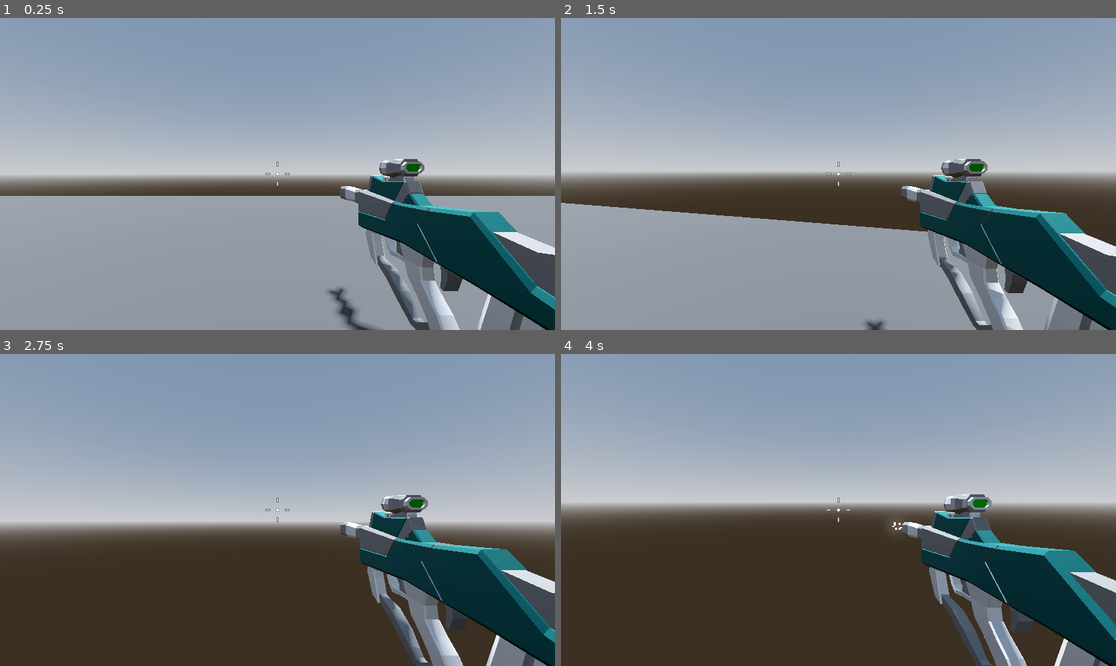
Above: before the commit, frames 1-4 (two rows, left to right).
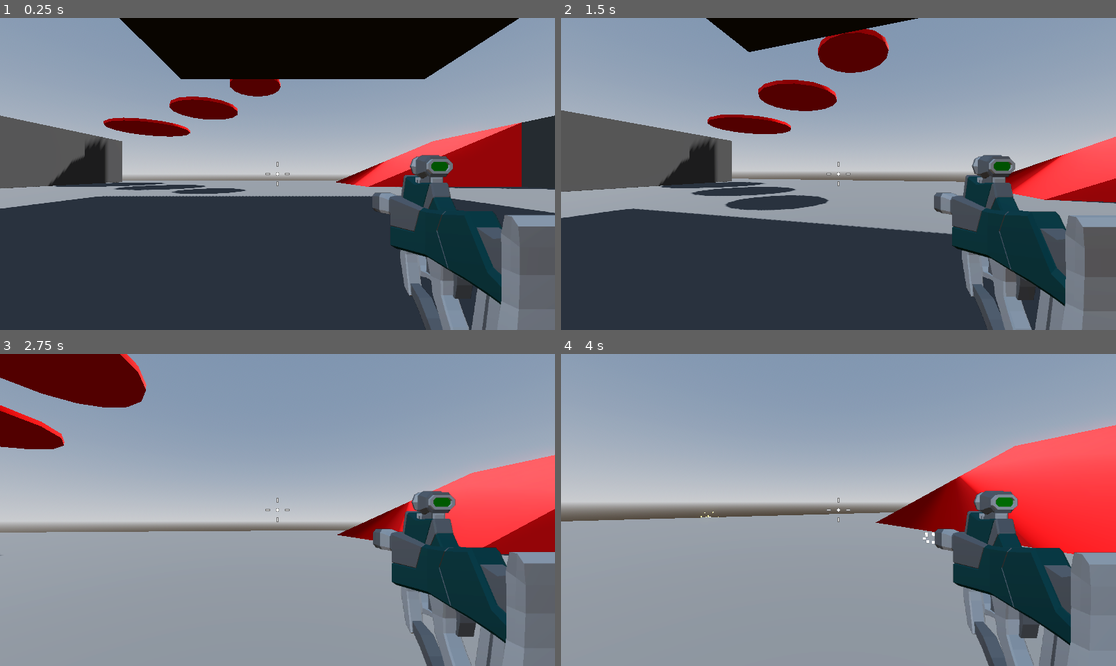
Above: after the commit, the same moments.

Repository: Tildozer/roboRampage
Game: Godot game, scene res://levels/sandbox.tscn
Two runs of this game, one before a commit and one after it. Both use one fixed random seed, a clock stepped at 60 frames per second and the inputs below.
Inputs (mouse positions are in pixels of both pictures, inside the frame that each line leads up to):
- Up to frame 1 (0.25 s): no input
- Up to frame 2 (1.5 s): tap Enter at 0.5 s; move the mouse to (866, 174) at 0.52 s; press the mouse at (866, 174) at 0.53 s; hold W (forward) from 0.53 s (still down); tap Space (jump) at 0.77 s; move the mouse to (810, 174) at 1.27 s; release the mouse at (810, 174) at 1.28 s; click (810, 174) at 1.35 s
- Up to frame 3 (2.75 s): keep holding W (forward); tap Space (jump) at 1.52 s; move the mouse to (288, 503) at 2.02 s; press the mouse at (288, 503) at 2.03 s
- Up to frame 4 (4 s): keep holding W (forward); move the mouse to (832, 516) at 2.77 s; release the mouse at (832, 516) at 2.78 s; click (832, 516) at 2.85 s; tap Space (jump) at 3.02, 3.77 s; move the mouse to (877, 513) at 3.52 s; press the mouse at (877, 513) at 3.53 s

The runs differ from the first frame. In frame 1, 63% of the frame differs, in the area x 0-100%, y 0-100%; in frame 2, 56%; in frame 3, 50%; in frame 4, 51%.

Commit message:
added damge hit effect and moved things out of level file

Diff:
--- /dev/null
+++ b/characters/main_character/main_character.tscn
@@ -0,0 +1,140 @@
+[gd_scene load_steps=11 format=3 uid="uid://c4sou82px1xdb"]
+
+[ext_resource type="Script" uid="uid://ctiavvy0imb50" path="res://scripts/player/player.gd" id="1_v0tg1"]
+[ext_resource type="Script" uid="uid://31ssbp6sqvbv" path="res://scripts/player/smooth_camera.gd" id="2_daxn3"]
+[ext_resource type="PackedScene" uid="uid://dep7ih6l8knpj" path="res://weapons/smg.tscn" id="3_8nwpn"]
+[ext_resource type="Script" uid="uid://bc6dhcam2ie8j" path="res://scripts/player/crosshair.gd" id="4_arlau"]
+[ext_resource type="Texture2D" uid="uid://dw40nrjfx6vfb" path="res://assets/textures/damage.png" id="5_jtcto"]
+
+[sub_resource type="CapsuleShape3D" id="CapsuleShape3D_5ewka"]
+
+[sub_resource type="CapsuleMesh" id="CapsuleMesh_df5ci"]
+
+[sub_resource type="Animation" id="Animation_jtcto"]
+resource_name = "take_damagae"
+length = 0.4
+tracks/0/type = "value"
+tracks/0/imported = false
+tracks/0/enabled = true
+tracks/0/path = NodePath("damage_texture:scale")
+tracks/0/interp = 1
+tracks/0/loop_wrap = true
+tracks/0/keys = {
+"times": PackedFloat32Array(0, 0.4),
+"transitions": PackedFloat32Array(-2, 1),
+"update": 0,
+"values": [Vector2(1, 1), Vector2(1.5, 1.5)]
+}
+tracks/1/type = "value"
+tracks/1/imported = false
+tracks/1/enabled = true
+tracks/1/path = NodePath("damage_texture:modulate")
+tracks/1/interp = 1
+tracks/1/loop_wrap = true
+tracks/1/keys = {
+"times": PackedFloat32Array(0, 0.4),
+"transitions": PackedFloat32Array(-2, 1),
+"update": 0,
+"values": [Color(1, 1, 1, 1), Color(1, 1, 1, 0)]
+}
+
+[sub_resource type="Animation" id="Animation_1t1u0"]
+length = 0.001
+tracks/0/type = "value"
+tracks/0/imported = false
+tracks/0/enabled = true
+tracks/0/path = NodePath("damage_texture:scale")
+tracks/0/interp = 1
+tracks/0/loop_wrap = true
+tracks/0/keys = {
+"times": PackedFloat32Array(0),
+"transitions": PackedFloat32Array(1),
+"update": 0,
+"values": [Vector2(1, 1)]
+}
+tracks/1/type = "value"
+tracks/1/imported = false
+tracks/1/enabled = true
+tracks/1/path = NodePath("damage_texture:modulate")
+tracks/1/interp = 1
+tracks/1/loop_wrap = true
+tracks/1/keys = {
+"times": PackedFloat32Array(0),
+"transitions": PackedFloat32Array(1),
+"update": 0,
+"values": [Color(1, 1, 1, 0)]
+}
+
+[sub_resource type="AnimationLibrary" id="AnimationLibrary_0crxk"]
+_data = {
+&"RESET": SubResource("Animation_1t1u0"),
+&"take_damage": SubResource("Animation_jtcto")
+}
+
+[node name="player" type="CharacterBody3D" groups=["player"]]
+script = ExtResource("1_v0tg1")
+
+[node name="CollisionShape3D" type="CollisionShape3D" parent="."]
+shape = SubResource("CapsuleShape3D_5ewka")
+
+[node name="MeshInstance3D" type="MeshInstance3D" parent="."]
+mesh = SubResource("CapsuleMesh_df5ci")
+
+[node name="camera_pivot" type="Node3D" parent="."]
+
+[node name="smooth_camera" type="Camera3D" parent="camera_pivot"]
+transform = Transform3D(1, 0, 0, 0, 1, 0, 0, 0, 1, 0, 0.3, 0)
+top_level = true
+cull_mask = 1048573
+script = ExtResource("2_daxn3")
+
+[node name="smg" parent="camera_pivot/smooth_camera" instance=ExtResource("3_8nwpn")]
+
+[node name="RemoteTransform3D" type="RemoteTransform3D" parent="camera_pivot/smooth_camera"]
+remote_path = NodePath("../../../SubViewportContainer/SubViewport/weapon_camera")
+
+[node name="SubViewportContainer" type="SubViewportContainer" parent="."]
+anchors_preset = 15
+anchor_right = 1.0
+anchor_bottom = 1.0
+grow_horizontal = 2
+grow_vertical = 2
+stretch = true
+
+[node name="SubViewport" type="SubViewport" parent="SubViewportContainer"]
+transparent_bg = true
+handle_input_locally = false
+size = Vector2i(1152, 648)
+render_target_update_mode = 4
+
+[node name="weapon_camera" type="Camera3D" parent="SubViewportContainer/SubViewport"]
+transform = Transform3D(1, 0, 0, 0, 1, 0, 0, 0, 1, 0, 0.3, 0)
+cull_mask = 1047554
+fov = 40.0
+
+[node name="CenterContainer" type="CenterContainer" parent="."]
+anchors_preset = 15
+anchor_right = 1.0
+anchor_bottom = 1.0
+grow_horizontal = 2
+grow_vertical = 2
+
+[node name="crosshair" type="Control" parent="CenterContainer"]
+layout_mode = 2
+script = ExtResource("4_arlau")
+
+[node name="damage_texture" type="TextureRect" parent="."]
+modulate = Color(1, 1, 1, 0)
+anchors_preset = 15
+anchor_right = 1.0
+anchor_bottom = 1.0
+grow_horizontal = 2
+grow_vertical = 2
+pivot_offset = Vector2(576, 324)
+texture = ExtResource("5_jtcto")
+
+[node name="AnimationPlayer" type="AnimationPlayer" parent="damage_texture"]
+root_node = NodePath("../..")
+libraries = {
+&"": SubResource("AnimationLibrary_0crxk")
+}
--- a/levels/characters/main_character/main_character.tscn
+++ /dev/null
@@ -1,39 +0,0 @@
-[gd_scene load_steps=7 format=3 uid="uid://c4sou82px1xdb"]
-
-[ext_resource type="Script" uid="uid://ctiavvy0imb50" path="res://scripts/player/player.gd" id="1_v0tg1"]
-[ext_resource type="Script" uid="uid://31ssbp6sqvbv" path="res://scripts/player/smooth_camera.gd" id="2_daxn3"]
-[ext_resource type="PackedScene" uid="uid://dep7ih6l8knpj" path="res://levels/weapons/smg.tscn" id="3_8nwpn"]
-[ext_resource type="Script" uid="uid://bc6dhcam2ie8j" path="res://scripts/player/crosshair.gd" id="4_arlau"]
-
-[sub_resource type="CapsuleShape3D" id="CapsuleShape3D_5ewka"]
-
-[sub_resource type="CapsuleMesh" id="CapsuleMesh_df5ci"]
-
-[node name="player" type="CharacterBody3D" groups=["player"]]
-script = ExtResource("1_v0tg1")
-
-[node name="CollisionShape3D" type="CollisionShape3D" parent="."]
-shape = SubResource("CapsuleShape3D_5ewka")
-
-[node name="MeshInstance3D" type="MeshInstance3D" parent="."]
-mesh = SubResource("CapsuleMesh_df5ci")
-
-[node name="camera_pivot" type="Node3D" parent="."]
-
-[node name="smooth_camera" type="Camera3D" parent="camera_pivot"]
-transform = Transform3D(1, 0, 0, 0, 1, 0, 0, 0, 1, 0, 0.3, 0)
-top_level = true
-script = ExtResource("2_daxn3")
-
-[node name="smg" parent="camera_pivot/smooth_camera" instance=ExtResource("3_8nwpn")]
-
-[node name="CenterContainer" type="CenterContainer" parent="."]
-anchors_preset = 15
-anchor_right = 1.0
-anchor_bottom = 1.0
-grow_horizontal = 2
-grow_vertical = 2
-
-[node name="crosshair" type="Control" parent="CenterContainer"]
-layout_mode = 2
-script = ExtResource("4_arlau")
--- a/levels/sandbox.tscn
+++ b/levels/sandbox.tscn
@@ -2,9 +2,9 @@
 
 [ext_resource type="Material" uid="uid://bf0s8r5cabg4x" path="res://assets/materials/testGrey.tres" id="1_7he1i"]
 [ext_resource type="PackedScene" uid="uid://cgtlr4ahbgkcg" path="res://levels/enviroments/sandbox_enviroment.tscn" id="1_wfhpi"]
-[ext_resource type="PackedScene" uid="uid://c4sou82px1xdb" path="res://levels/characters/main_character/main_character.tscn" id="2_whpuv"]
+[ext_resource type="PackedScene" uid="uid://c4sou82px1xdb" path="res://characters/main_character/main_character.tscn" id="2_whpuv"]
 [ext_resource type="Material" uid="uid://bcb6payh1k3ux" path="res://assets/materials/testRed.tres" id="3_85hcc"]
-[ext_resource type="PackedScene" uid="uid://bdnh6ic6vhjwv" path="res://levels/characters/enemy.tscn" id="5_0glgv"]
+[ext_resource type="PackedScene" uid="uid://bdnh6ic6vhjwv" path="res://characters/enemy.tscn" id="5_0glgv"]
 
 [sub_resource type="NavigationMesh" id="NavigationMesh_7he1i"]
 vertices = PackedVector3Array(-31.5, 0.5, -23.25, -29.5, 0.5, -23.25, -29.25, 0.5, -25.5, -31.5, 0.5, -31.5, -20.5, 0.5 …(3267 unchanged characters)…
@@ -12,11 +12,11 @@
 
 [node name="sandbox" type="Node3D"]
 
+[node name="player" parent="." instance=ExtResource("2_whpuv")]
+transform = Transform3D(1, 0, 0, 0, 1, 0, 0, 0, 1, 0, 1, 0)
+
 [node name="enviroment" parent="." instance=ExtResource("1_wfhpi")]
 transform = Transform3D(1, 0, 0, 0, 1, 0, 0, 0, 1, 0, 14.3142, 0)
-
-[node name="player" parent="." instance=ExtResource("2_whpuv")]
-transform = Transform3D(1, 0, 0, 0, 1, 0, 0, 0, 1, 0, 1, -22.8306)
 
 [node name="NavigationRegion3D" type="NavigationRegion3D" parent="."]
 navigation_mesh = SubResource("NavigationMesh_7he1i")
--- a/scripts/player/player.gd
+++ b/scripts/player/player.gd
@@ -10,10 +10,14 @@
 var mouse_motion := Vector2.ZERO
 var curr_health := max_health:
 	set(value):
+		if value < curr_health:
+			animation_player.stop(false)
+			animation_player.play("take_damage")
 		curr_health = value
 		if curr_health <= 0:
 			get_tree().quit()
 
+@onready var animation_player: AnimationPlayer = $damage_texture/AnimationPlayer
 @onready var camera_pivot: Node3D = $camera_pivot
 
 func _ready() -> void:
--- a/levels/weapons/smg.tscn
+++ b/weapons/smg.tscn
@@ -1,8 +1,8 @@
 [gd_scene load_steps=9 format=3 uid="uid://dep7ih6l8knpj"]
 
-[ext_resource type="PackedScene" uid="uid://dftiubdi0skcw" path="res://levels/weapons/hitscan_weapon.tscn" id="1_5nfmj"]
+[ext_resource type="PackedScene" uid="uid://dftiubdi0skcw" path="res://weapons/hitscan_weapon.tscn" id="1_5nfmj"]
 [ext_resource type="PackedScene" uid="uid://de52d8i3oegax" path="res://assets/weapons/SMG.glb" id="2_n18a5"]
-[ext_resource type="PackedScene" uid="uid://b6uwee57ciec2" path="res://levels/weapons/sparks.tscn" id="2_vt36x"]
+[ext_resource type="PackedScene" uid="uid://b6uwee57ciec2" path="res://weapons/sparks.tscn" id="2_vt36x"]
 
 [sub_resource type="Curve" id="Curve_5nfmj"]
 _data = [Vector2(0, 1), 0.0, 0.0, 0, 0, Vector2(0.985294, 0), 0.0, 0.0, 0, 0]
@@ -34,10 +34,38 @@
 sparks = ExtResource("2_vt36x")
 
 [node name="SMG" parent="." index="1" instance=ExtResource("2_n18a5")]
-transform = Transform3D(1, 0, 0, 0, 1, 0, 0, 0, 1, 0.7, -0.235, -1)
+transform = Transform3D(1, 0, 0, 0, 1, 0, 0, 0, 1, 0.7, -0.235, -1.8)
+
+[node name="Suppressors_003" parent="SMG" index="0"]
+layers = 2
+
+[node name="Part_024" parent="SMG" index="1"]
+layers = 2
+
+[node name="Rail_009" parent="SMG" index="2"]
+layers = 2
+
+[node name="Grip_017" parent="SMG" index="3"]
+layers = 2
+
+[node name="Charger_011" parent="SMG" index="4"]
+layers = 2
+
+[node name="Scope_016" parent="SMG" index="5"]
+layers = 2
+
+[node name="Part_029" parent="SMG" index="6"]
+layers = 2
+
+[node name="Part_030" parent="SMG" index="7"]
+layers = 2
+
+[node name="Gun butt_012" parent="SMG" index="8"]
+layers = 2
 
 [node name="muzzle_flash" type="GPUParticles3D" parent="." index="3"]
-transform = Transform3D(1, 0, 0, 0, 1, 0, 0, 0, 1, 0.688703, -0.178039, -2.04556)
+transform = Transform3D(1, 0, 0, 0, 1, 0, 0, 0, 1, 0.689, -0.2, -2.9)
+layers = 2
 cast_shadow = 0
 emitting = false
 lifetime = 0.07
@@ -47,3 +75,5 @@
 local_coords = true
 process_material = SubResource("ParticleProcessMaterial_vt36x")
 draw_pass_1 = SubResource("BoxMesh_kmjkb")
+
+[editable path="SMG"]
Binary file added: assets/textures/damage.png
Not shown, added: assets/textures/damage.png.import
Renamed: levels/characters/enemy.tscn -> characters/enemy.tscn
Not shown: 1 places in weapons/hitscan_weapon.tscn that only renumber resources
Renamed: levels/weapons/sparks.tscn -> weapons/sparks.tscn
